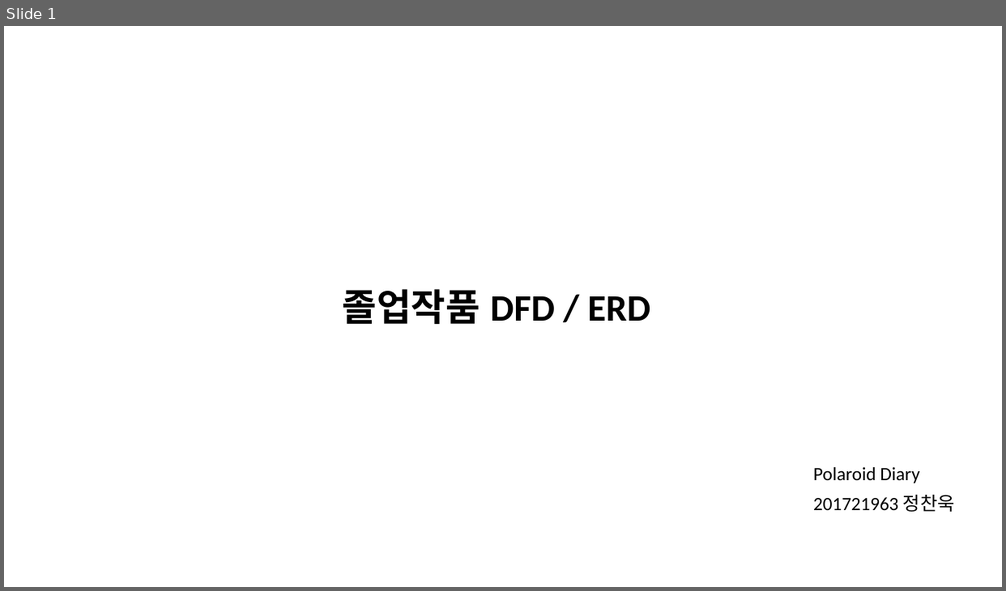
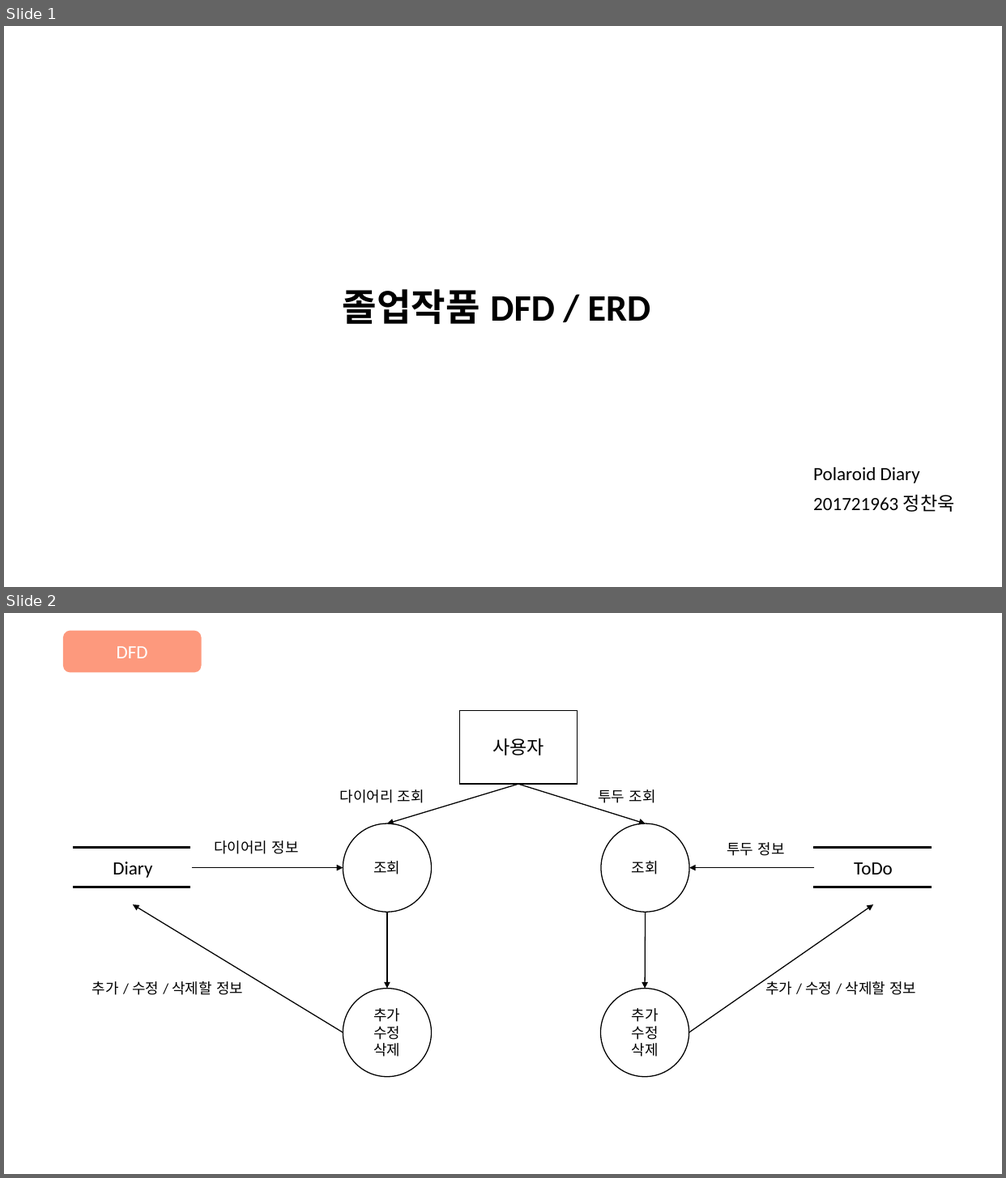
Before and after one commit to chaeHaram/University, a slide deck: 4-1/소프트웨어 종합설계/10주차/졸업작품 DFD : ERD.pptx. Shown one above the other, each under a label of ours: slide 1 before the commit, slides 1 and 2 after it. The pictures are 1006x591 and 1006x1178 pixels, drawn with LibreOffice and Linux fonts; fonts in the diff are those of the drawing. Boxes give left, top, right and bottom in pixels: in the first picture for what was removed or moved away, otherwise in the second. Text is boxed around its words. In the diff, an @@ line names an element or a change of style, - is before the commit and + after.

```diff
--- a/4-1/소프트웨어 종합설계/10주차/졸업작품 DFD : ERD.pptx
+++ b/4-1/소프트웨어 종합설계/10주차/졸업작품 DFD : ERD.pptx
@@ slide 2 added at bbox=[4, 613, 1002, 1174], background #FFFFFF @@
@@ rounded rectangle added at bbox=[63, 630, 202, 672], fill #FD997D, 18 pt, text #FFFFFF @@
+DFD
@@ group added at bbox=[73, 710, 932, 1077]: 8 arrows, 6 ellipses, 6 texts, 4 lines, 1 rectangle @@
+사용자
+조회
+조회
+Diary
+ToDo
+다이어리 정보
+투두 정보
+추가
+수정 삭제
+다이어리 조회
+투두 조회
+추가
+수정 삭제
+추가 / 수정 / 삭제할 정보
+추가 / 수정 / 삭제할 정보
```
Also in this commit, not shown: 1 slide changed, 2 slides removed, 4 other files.
